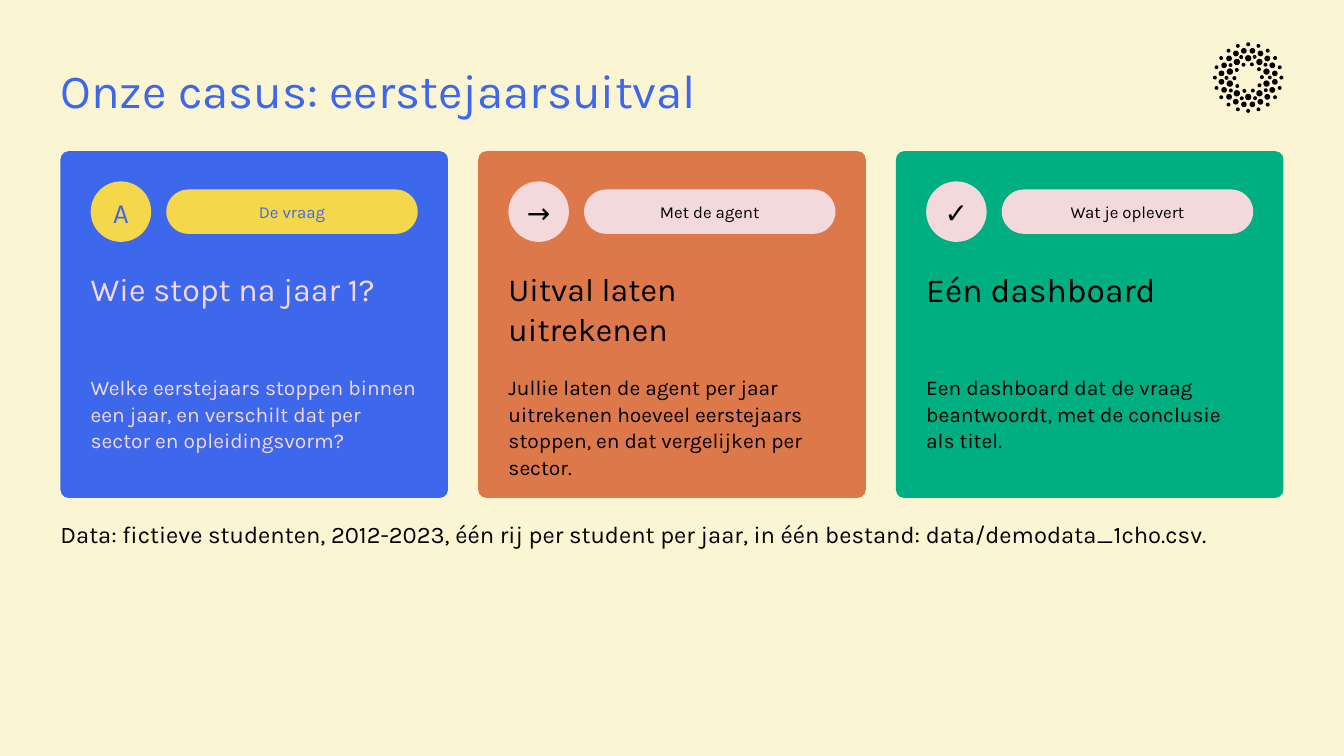
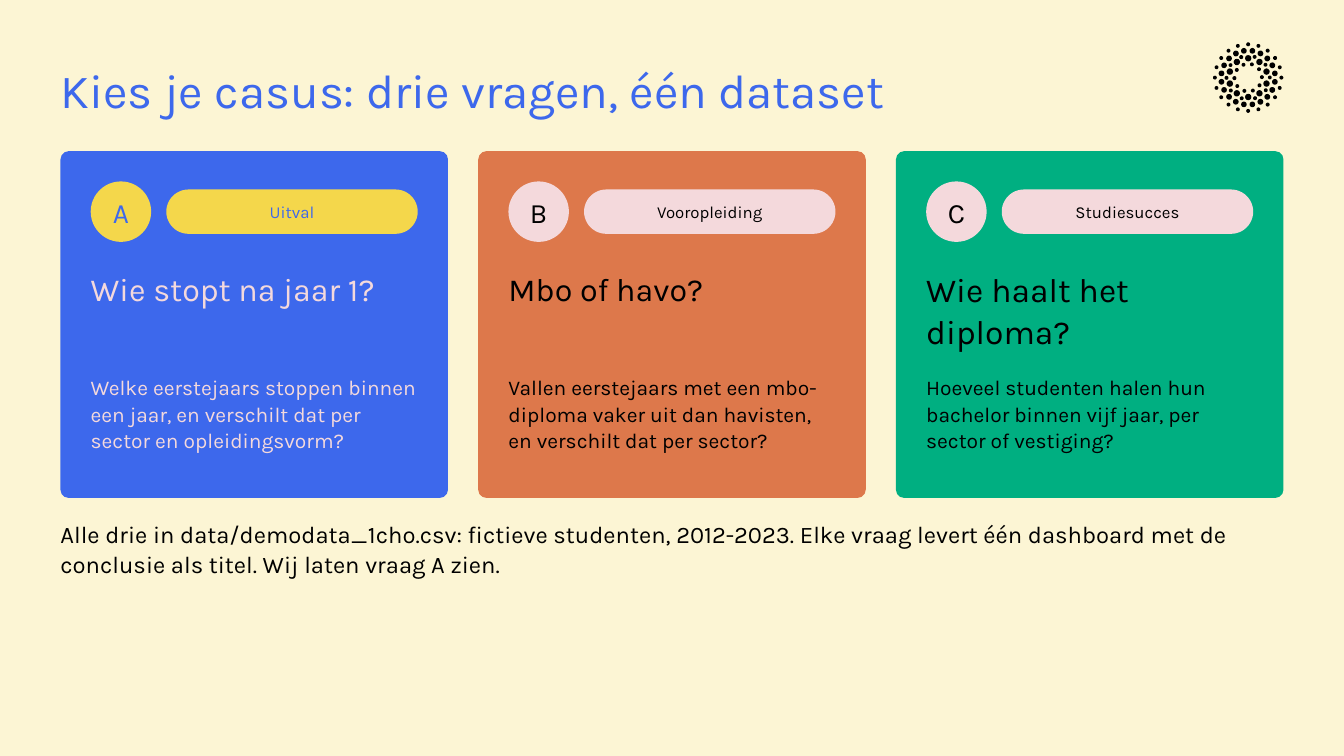
Before and after one commit to cedanl/clidev-presentaties, a slide deck: slide 10 of exports/261005_workshop_rad_uitvoering.pptx. Drawn at 1344x756 pixels with LibreOffice and Linux fonts; fonts in the diff are those of the drawing. Boxes give left, top, right and bottom in pixels: in the first picture for what was removed or moved away, otherwise in the second. Text is boxed around its words. In the diff, an @@ line names an element or a change of style, - is before the commit and + after.

```diff
--- a/exports/261005_workshop_rad_uitvoering.pptx
+++ b/exports/261005_workshop_rad_uitvoering.pptx
@@ text at (x1=60, y1=72, x2=884, y2=120): text changed @@
-Onze casus: eerstejaarsuitval
+Kies je casus: drie vragen, één dataset
@@ text at (x1=270, y1=206, x2=315, y2=218): text changed @@
-De vraag
+Uitval
@@ text at (x1=530, y1=205, x2=547, y2=223): text changed @@
-→
+B
@@ text at (x1=657, y1=206, x2=762, y2=222): text changed @@
-Met de agent
+Vooropleiding
@@ text at (x1=948, y1=205, x2=965, y2=224): text changed @@
-✓
+C
@@ text at (x1=1075, y1=206, x2=1179, y2=219): text changed @@
-Wat je oplevert
+Studiesucces
@@ text at (x1=508, y1=279, x2=703, y2=302): text changed @@
-Uitval laten uitrekenen
+Mbo of havo?
@@ text at (x1=926, y1=279, x2=1129, y2=352): text changed @@
-Eén dashboard
+Wie haalt het diploma?
@@ text at (x1=508, y1=380, x2=817, y2=453): text changed @@
-Jullie laten de agent per jaar uitrekenen hoeveel eerstejaars stoppen, en dat vergelijken per sector.
+Vallen eerstejaars met een mbo-diploma vaker uit dan havisten, en verschilt dat per sector?
@@ text at (x1=926, y1=380, x2=1206, y2=453): text changed @@
-Een dashboard dat de vraag beantwoordt, met de conclusie als titel.
+Hoeveel studenten halen hun bachelor binnen vijf jaar, per sector of vestiging?
@@ text at (x1=60, y1=525, x2=1226, y2=579): text changed @@
-Data: fictieve studenten, 2012-2023, één rij per student per jaar, in één bestand: data/demodata_1cho.csv.
+Alle drie in data/demodata_1cho.csv: fictieve studenten, 2012-2023. Elke vraag levert één dashboard met de conclusie als titel. Wij laten vraag A zien.
```
Also in this commit, not shown: 1 other file.
